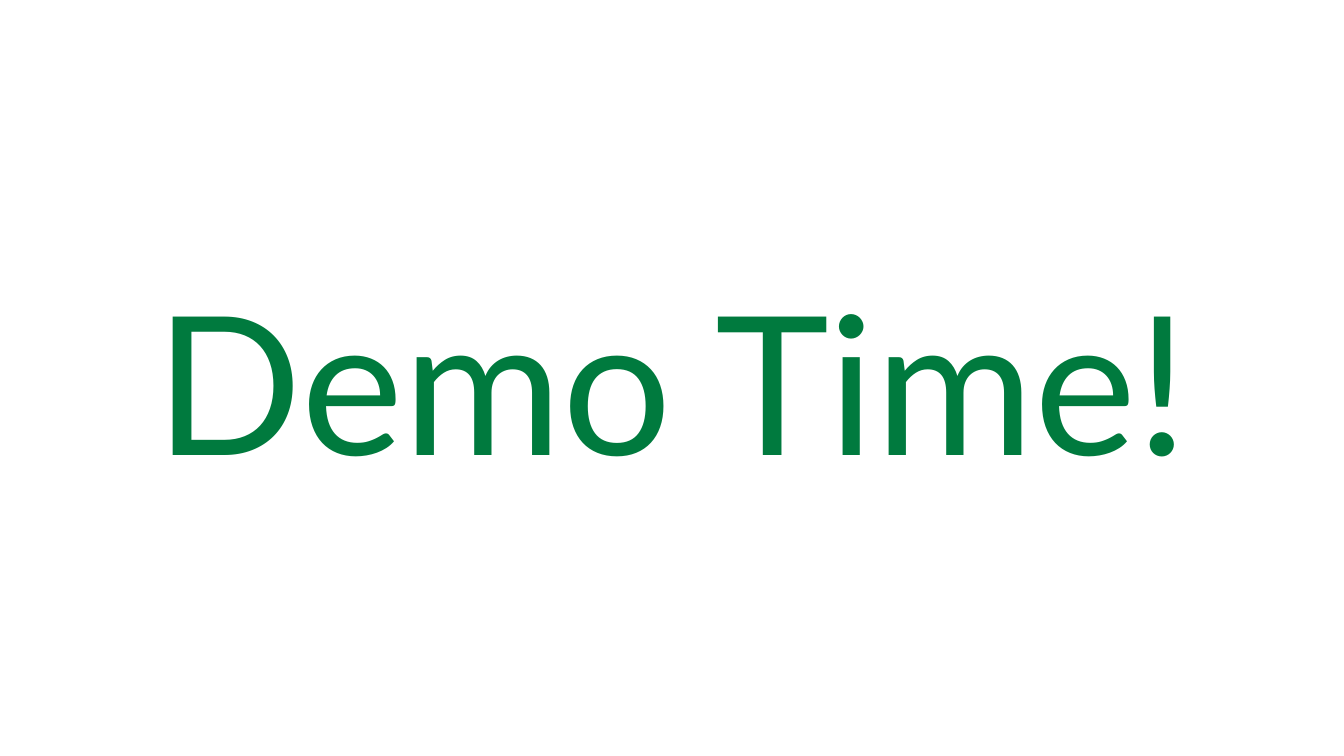
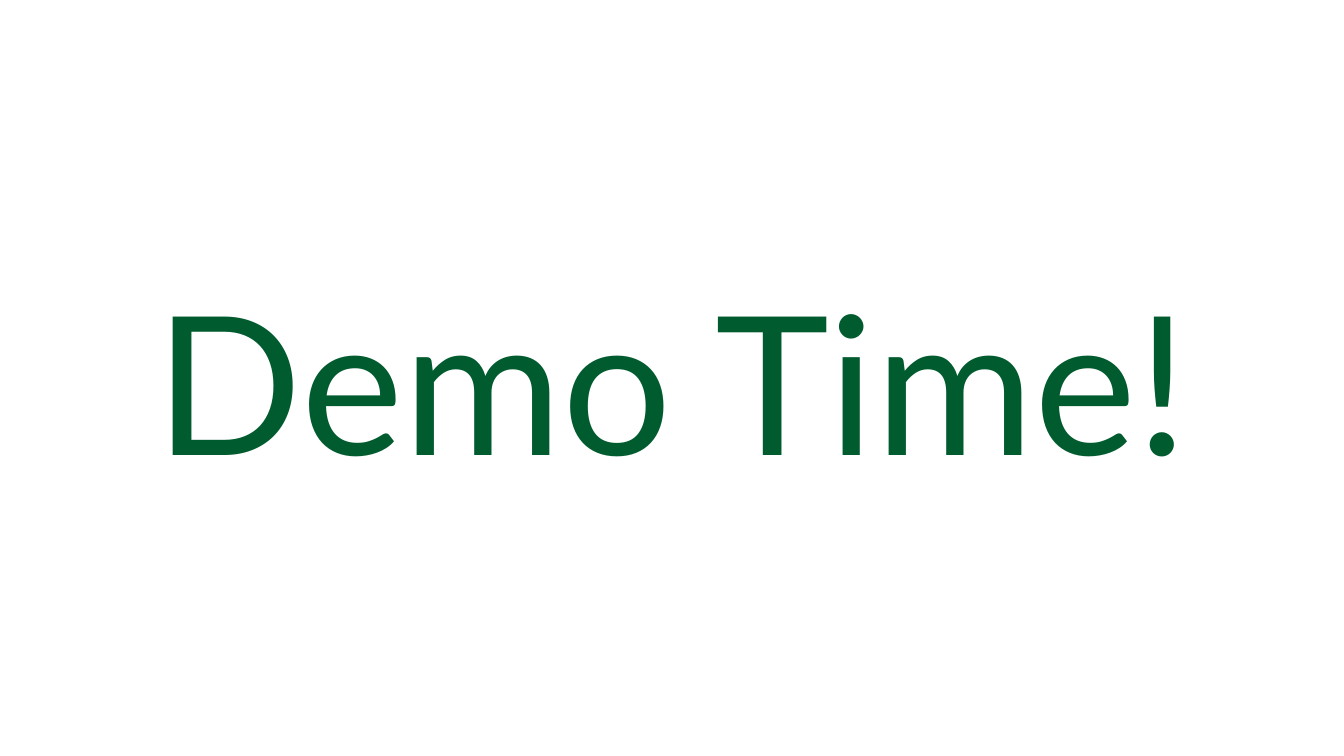
Before and after one commit to paschott/SSDT_101, a slide deck: slide 4 of Getting Your DB Schema Under Control With SSDT.pptx. Drawn at 1344x756 pixels with LibreOffice and Linux fonts; fonts in the diff are those of the drawing; background and template pictures are left out. Boxes give left, top, right and bottom in pixels: in the first picture for what was removed or moved away, otherwise in the second. Text is boxed around its words. In the diff, an @@ line names an element or a change of style, - is before the commit and + after.

```diff
--- a/Getting Your DB Schema Under Control With SSDT.pptx
+++ b/Getting Your DB Schema Under Control With SSDT.pptx
@@ title "Demo Time!" at box(156, 314, 1188, 457): text colour #007A3E to #005C2E @@
```
Also in this commit, not shown: 7 other slides changed, 6 other files.
